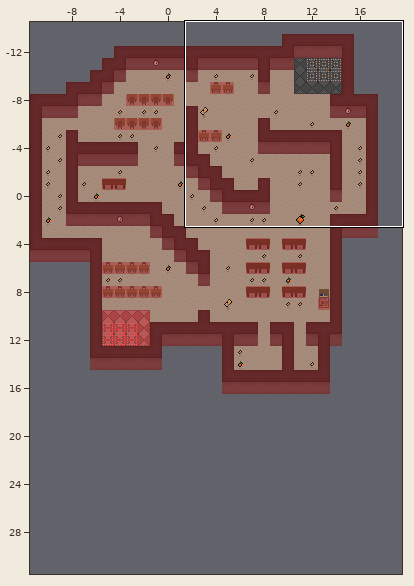
Two versions of a level (Tiled map, schoolBoyBattle/Resources/debugTerrain.tmx). Above, an overview of the earlier version with the close-up marked.
Close-up. Earlier state:
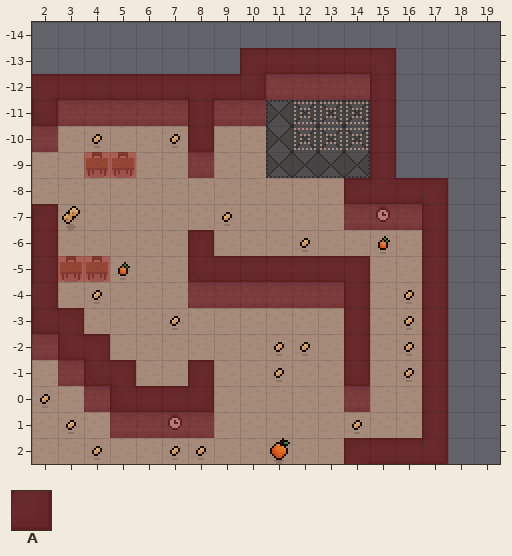
Cells are 13x13 px. Shown: x 2..19, y -14..2. The commit also changed other parts of the map, which this record leaves out.
Key: from "config": A 5 "collision".
_ is an empty cell.
Layers that did not change in this view are not listed.
Layer "4-collision" before, first column x 2:
-14 __________________
-13 ________AAAAAA____
-12 AAAAAAAAAAAAAA____
-11 AAAAAAAAA____A____
-10 A_____A______A____
 -9 __AA__A______A____
 -8 ____________AAAA__
 -7 A___________AAAA__
 -6 A_____A________A__
 -5 AAA___AAAAAAA__A__
 -4 A_____AAAAAAA__A__
 -3 AA__________A__A__
 -2 AAA_________A__A__
 -1 _AAA__A_____A__A__
  0 __AAAAA_____A__A__
  1 ___AAAA________A__
  2 ____________AAAA__
And afterwards:
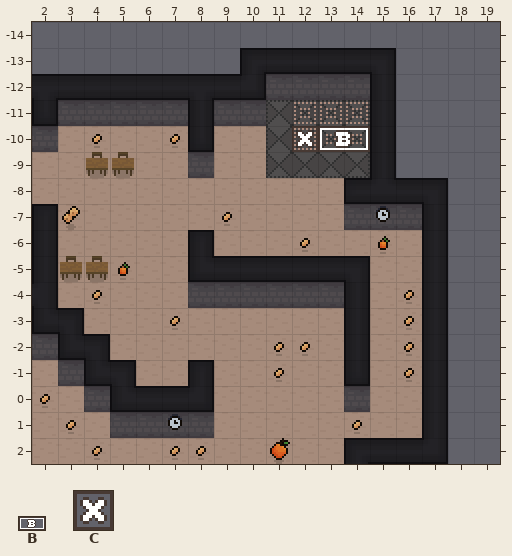
Further tiles: from "config": B 12 "boss-black", C 14 "spawn-player-black".
Tiles of an added or newly shown layer are drawn over the layers below it.
See-through tiles are keyed as they look on the map.
Changes in this commit:
Changed rows in their new state; . is an unchanged cell.
Layer "4-collision" (now hidden):
first column x 2:
-13 ........______..
-12 ______________..
-11 _________...._..
-10 _....._......_..
 -9 ..__.._......_..
 -8 ............____
 -7 _...........____
 -6 _....._........_
 -5 ___..._______.._
 -4 _....._______.._
 -3 __.........._.._
 -2 ___........._.._
 -1 .___.._....._.._
  0 .._____....._.._
  1 ...____........_
  2 ............____
Layer "5-config" (now shown):
first column x 12:
-10 CB
